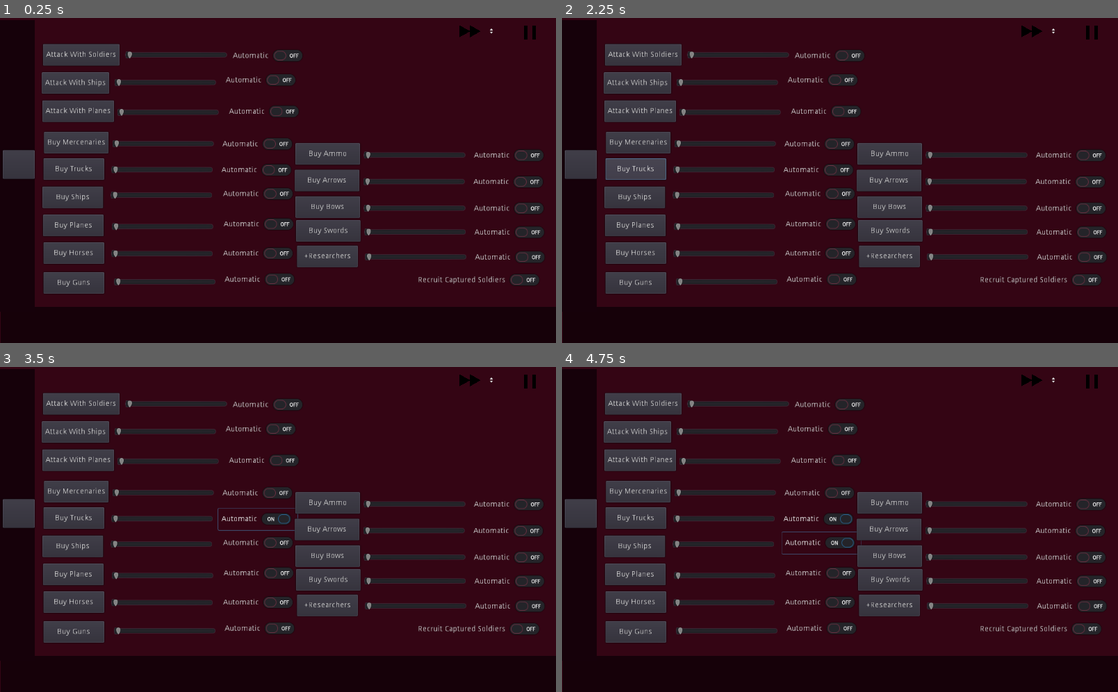
Above: before the commit, frames 1-4 (two rows, left to right).
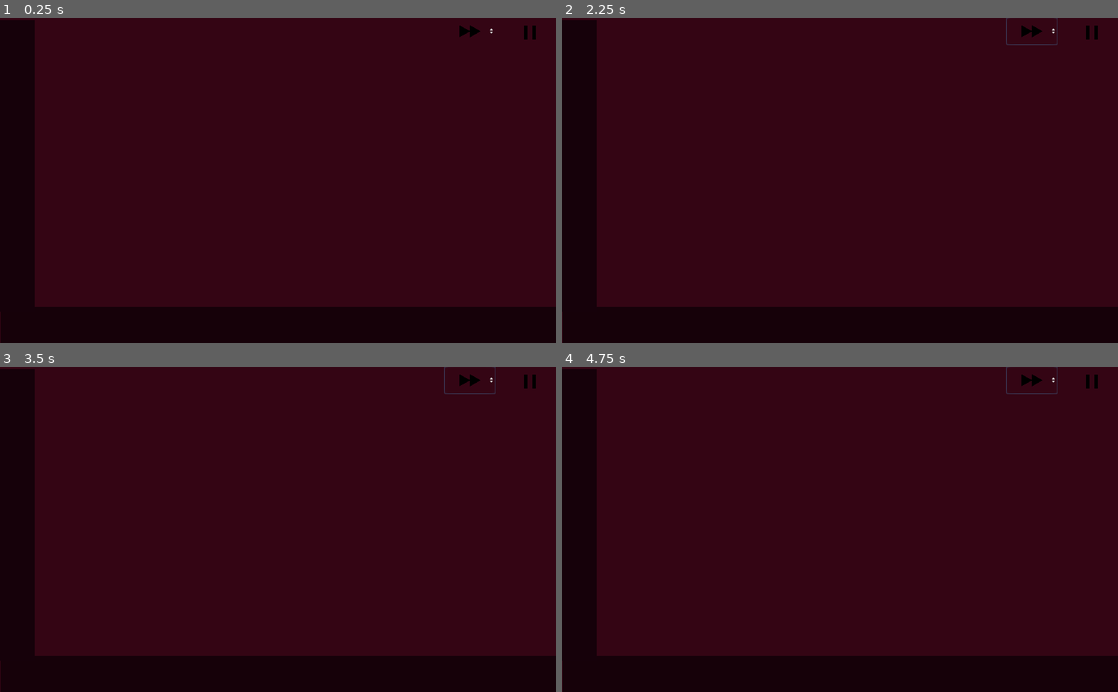
Above: after the commit, the same moments.

Repository: hardBSDk/onion_edge
Game: Godot game, scene res://Scenes/Main.tscn
Two runs of this game, one before a commit and one after it. Both use one fixed random seed, a clock stepped at 60 frames per second and the inputs below.
Inputs (mouse positions are in pixels of both pictures, inside the frame that each line leads up to):
- Up to frame 1 (0.25 s): no input
- Up to frame 2 (2.25 s): click (1034, 31) at 0.5 s; click (578, 164) at 1.27 s; click (634, 167) at 2 s, where only the run before the commit has a clickable "Buy Trucks"
- Up to frame 3 (3.5 s): click (255, 519) at 2.75 s, where only the run before the commit has a clickable "Automatic"
- Up to frame 4 (4.75 s): click (634, 545) at 3.5 s, where only the run before the commit has a clickable "Buy Ships"; click (823, 542) at 4.25 s, where only the run before the commit has a clickable "Automatic"

The runs differ from the first frame. In frame 1, 19% of the frame differs, in the area x 0-98%, y 7-85%; in frame 2, 19%; in frame 3, 19%, in the area x 0-98%, y 0-85%; in frame 4, 19%.

Commit message:
Add 3D scene

Diff:
--- a/Scenes/Main.tscn
+++ b/Scenes/Main.tscn
@@ -475,6 +475,7 @@
 text = "Automatic"
 
 [node name="Army" type="Button" parent="UI"]
+visible = false
 margin_left = 5.0
 margin_top = 244.0
 margin_right = 64.0
--- /dev/null
+++ b/Scenes/World.tscn
@@ -0,0 +1,3 @@
+[gd_scene format=2]
+
+[node name="World" type="Spatial"]
--- a/project.godot
+++ b/project.godot
@@ -7,6 +7,16 @@
 ;   param=value ; assign values to parameters
 
 config_version=4
+
+_global_script_classes=[ {
+"base": "Node",
+"class": "Stats",
+"language": "GDScript",
+"path": "res://Scripts/Stats.gd"
+} ]
+_global_script_class_icons={
+"Stats": ""
+}
 
 [application]
 
